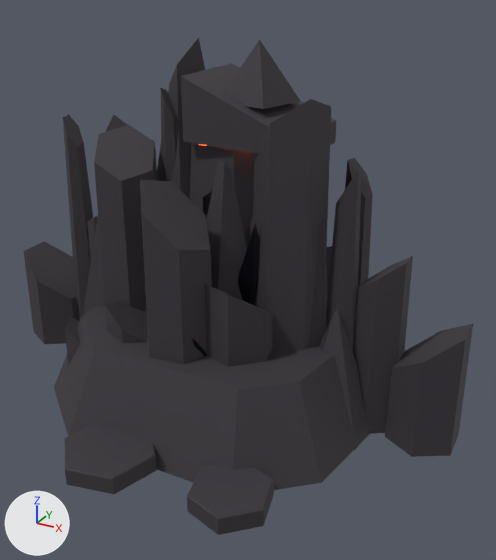
An edit to the FBX model assets/world/MurimCrossing/Nightfall/Nightfall_Rocks.fbx, drawn before and after from the same camera.
Camera for both pictures: a 50 mm camera at (12.0, -19.7, 13.6) aimed at (1.2, -0.1, 3.8). The axes (+X, +Y, +Z) are drawn at lower left. The lights are the same throughout. The first picture is the older version.

In view in the first picture: 'Nightfall_Rocks_BasaltColumns__Basalt', 'Nightfall_Rocks_BasaltPalisade__Basalt', 'Nightfall_Rocks_CragSpires__Basalt', 'Nightfall_Rocks_EmberFangs__Basalt', 'Nightfall_Rocks_HexStepsA__Basalt', 'Nightfall_Rocks_HexStepsB__Basalt', 'Nightfall_Rocks_ObsidianShards__Obsidian', 'Nightfall_Rocks_SplitObelisk__Basalt' and 1 more.
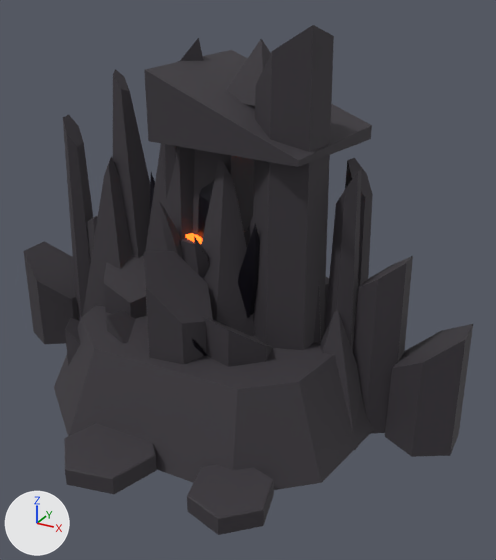
Pixel boxes (x1, y1, x2, y2) of what changed, in the pictures (496 x 560 px; the box of a moved part takes in the faces that stretch with it):
'Nightfall_Rocks_BasaltColumns__Basalt', reshaped (28% taller)
    before: (65, 99, 373, 367)
    after: (65, 25, 373, 367)
'Nightfall_Rocks_SplitObelisk__Basalt', reshaped
    before: (181, 39, 336, 232)
    after: (144, 39, 372, 272)
'Nightfall_Rocks_EmberFangs__Basalt', reshaped (mostly hidden)
    before: (106, 114, 328, 347)
    after: (113, 69, 321, 343)
part 1 of me_nightfall_rocks_splitobelisk__basalt, moved or reshaped (not visible before)
    after: (180, 238, 197, 272)
part 2 of me_nightfall_rocks_splitobelisk__basalt, moved or reshaped
    before: (190, 143, 254, 232)
    after: (193, 149, 254, 235)
part 3 of me_nightfall_rocks_splitobelisk__basalt, moved or reshaped
    before: (181, 63, 336, 154)
    after: (144, 50, 372, 167)
part 4 of me_nightfall_rocks_basaltcolumns__basalt, moved or reshaped
    before: (253, 99, 331, 350)
    after: (178, 25, 334, 350)
part 5 of me_nightfall_rocks_basaltcolumns__basalt, moved or reshaped
    before: (94, 125, 273, 367)
    after: (103, 251, 272, 367)
part 6 of me_nightfall_rocks_basaltcolumns__basalt, moved or reshaped
    before: (105, 301, 148, 343)
    after: (106, 310, 136, 343)
part 7 of me_nightfall_rocks_basaltcolumns__basalt, moved or reshaped (mostly hidden)
    before: (326, 246, 332, 296)
    after: (324, 284, 329, 321)

The change in detail:
me_nightfall_rocks_basaltcolumns__basalt is used by ob_nightfall_rocks_basaltcolumns__basalt; location (0.0, 0.0, 0.0).
me_nightfall_rocks_basaltcolumns__basalt had 144 vertices, 168 faces and spanned x -4.65..4.92, y -4.3..4.29, z -0.7..10.49.
me_nightfall_rocks_basaltcolumns__basalt now has 144 vertices, 168 faces and spans x -4.65..4.92, y -4.3..4.29, z -0.7..12.46.
me_nightfall_rocks_basaltcolumns__basalt part 4: 18 of 144 vertices moved; they spanned x -3.22..4.15, y -1.76..3.93, z 5.56..10.49 and now span x -3.17..4.13, y -1.73..3.97, z 3.24..12.46; mean shift (0.0, 0.0, 0.87); largest move (-1.02, 2.09, 5.56) -> (-1.08, 2.1, 9.59).
me_nightfall_rocks_basaltcolumns__basalt part 5: 18 of 144 vertices moved; they spanned x -3.97..3.3, y -4.2..-0.34, z 3.45..8.9 and now span x -4.03..3.32, y -4.23..-0.29, z 2.24..5.61; mean shift (0.0, 0.0, -2.67); largest move (-2.32, -2.29, 7.48) -> (-2.29, -2.35, 3.04).
me_nightfall_rocks_basaltcolumns__basalt part 6: 12 of 144 vertices moved; they spanned x -4.25..-0.47, y -3.92..1.87, z 1.83..4.24 and now span x -4.26..-0.46, y -3.92..1.88, z 1.43..3.45; mean shift (0.0, 0.0, -0.6); largest move (-1.9, 1.06, 2.54) -> (-1.89, 1.06, 1.74).
me_nightfall_rocks_basaltcolumns__basalt part 7: 6 of 144 vertices moved; they spanned x 1.69..4.02, y 0.21..2.42, z 3.93..5.26 and now span x 1.67..4.04, y 0.19..2.44, z 2.52..3.87; mean shift (0.0, 0.0, -1.4); largest move (1.69, 1.51, 3.93) -> (1.67, 1.51, 2.52).
me_nightfall_rocks_splitobelisk__basalt is used by ob_nightfall_rocks_splitobelisk__basalt; location (0.0, 0.0, 0.0).
me_nightfall_rocks_splitobelisk__basalt had 39 vertices, 36 faces and spanned x -3.78..3.75, y -2.4..1.79, z -0.52..11.9.
me_nightfall_rocks_splitobelisk__basalt now has 39 vertices, 36 faces and spans x -3.78..4.55, y -2.4..3.13, z -0.52..11.9.
me_nightfall_rocks_splitobelisk__basalt part 1: the loose piece of 8 vertices spanning x -1.64..1.64, y -1.64..1.64, z -0.52..5.2 is scaled about its middle by (0.865, 0.865, 1).
me_nightfall_rocks_splitobelisk__basalt part 2: the loose piece of 8 vertices spanning x -0.91..1.91, y -1.16..1.66, z 5.3..8.6 is scaled about its middle by (0.856, 0.856, 1), then moved by (-0.1, 0.0, 0.0).
me_nightfall_rocks_splitobelisk__basalt part 3: 8 of 39 vertices moved; they spanned x -0.75..3.75, y -1.39..1.79, z 8.7..10.93 and now span x -1.75..4.55, y -2.13..3.13, z 8.7..11.24; mean shift (-0.1, 0.3, -0.02); largest move (-0.42, 1.79, 10.93) -> (-1.2, 3.13, 11.24).
Other edits to the shape of me_nightfall_rocks_splitobelisk__basalt do not show in these pictures.
me_nightfall_rocks_emberfangs__basalt is used by ob_nightfall_rocks_emberfangs__basalt; location (0.0, 0.0, 0.0).
me_nightfall_rocks_emberfangs__basalt had 44 vertices, 40 faces and spanned x -5.9..5.44, y -3.61..1.98, z -0.61..9.09.
me_nightfall_rocks_emberfangs__basalt now has 44 vertices, 40 faces and spans x -5.9..5.44, y -3.61..1.61, z -0.6..10.7.
me_nightfall_rocks_emberfangs__basalt part 8: 20 of 44 vertices moved; they spanned x -5.26..4.88, y -2.07..1.98, z -0.61..9.09 and now span x -4.91..4.59, y -1.76..1.61, z -0.6..10.7; mean shift (-0.01, 0.0, 0.93); largest move (-2.84, 0.31, 7.03) -> (-3.6, 0.1, 9.98).
